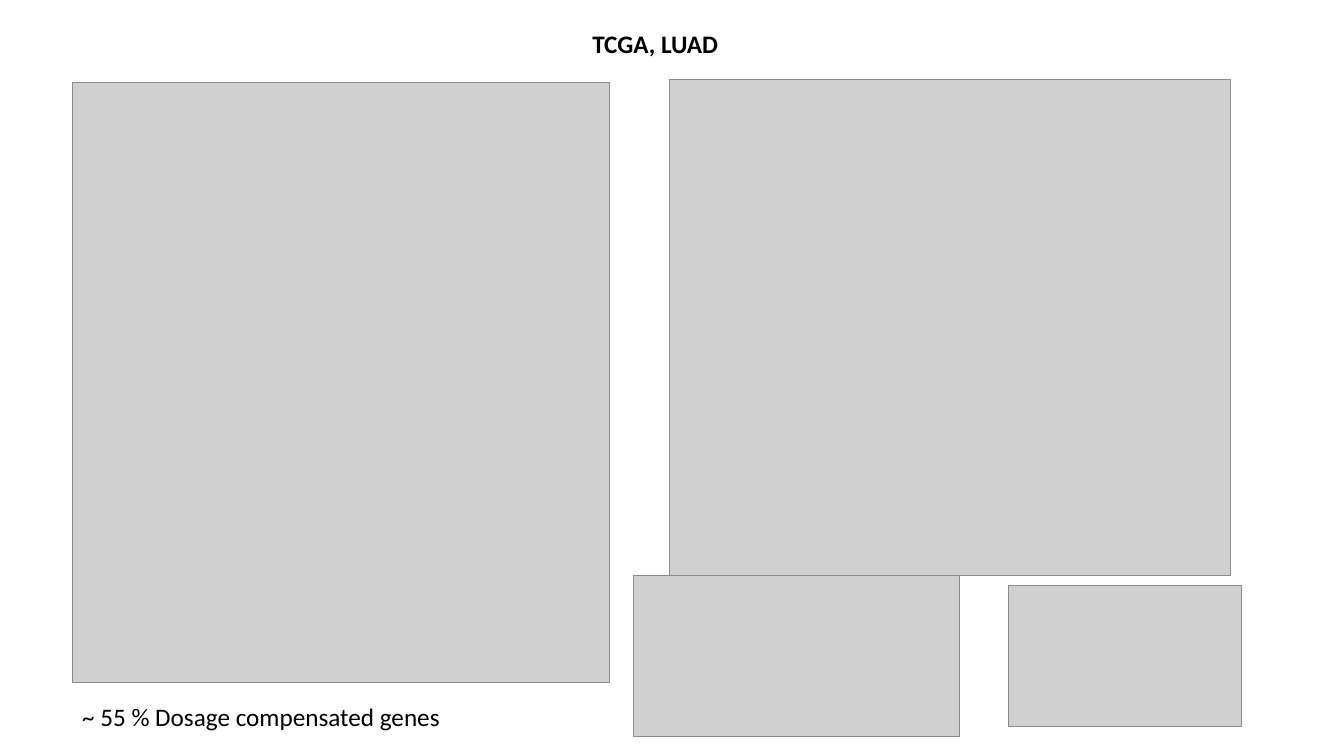
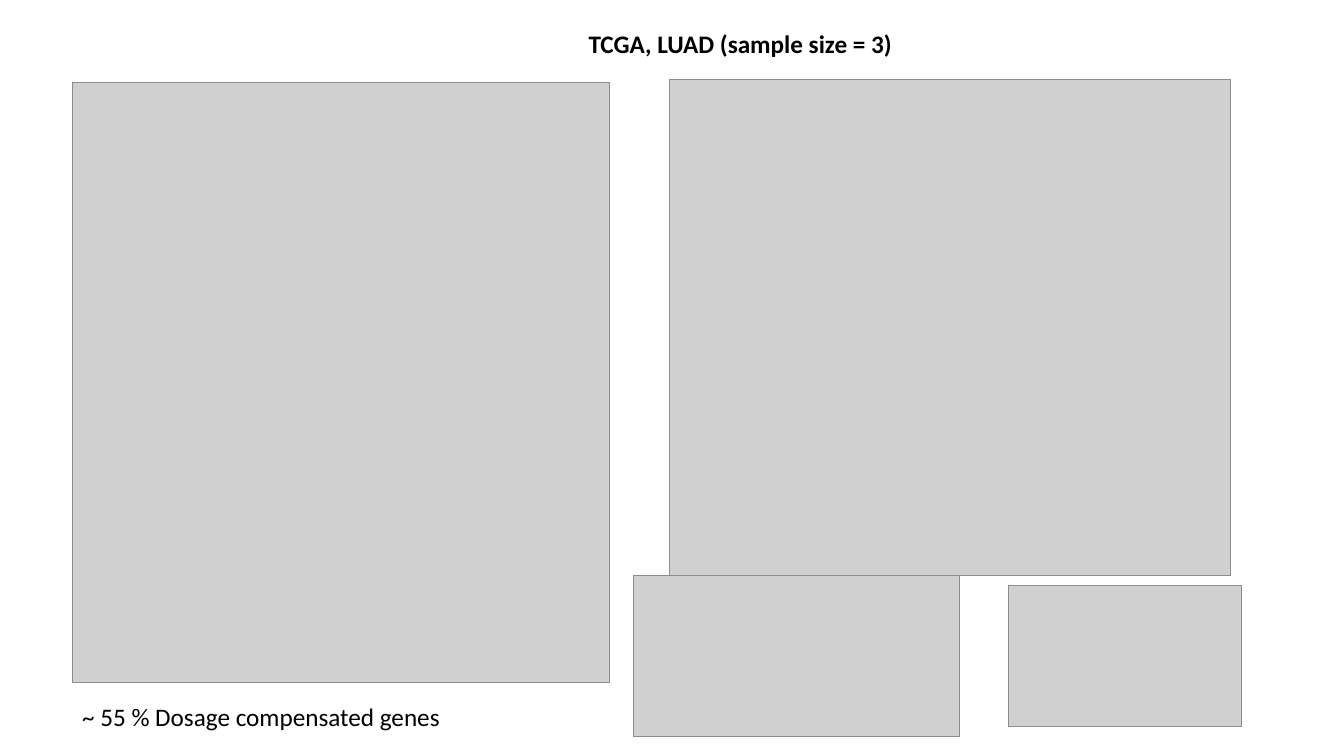
Before and after one commit to Katerina10-cloud/CN-aware-DGE, a slide deck: slide 4 of modeling DGE_CNV.pptx (slide 5 before the commit). Drawn at 1344x756 pixels with LibreOffice and Linux fonts; fonts in the diff are those of the drawing; grey boxes stand for pictures. Boxes give left, top, right and bottom in pixels: in the first picture for what was removed or moved away, otherwise in the second. Text is boxed around its words. In the diff, an @@ line names an element or a change of style, - is before the commit and + after.

```diff
--- a/modeling DGE_CNV.pptx
+++ b/modeling DGE_CNV.pptx
@@ text at [589,34,892,57]: text changed @@
-TCGA, LUAD
+TCGA, LUAD (sample size = 3)
```
Also in this commit, not shown: 6 other slides changed, 2 slides added, 3 slides removed, 6 other files.
